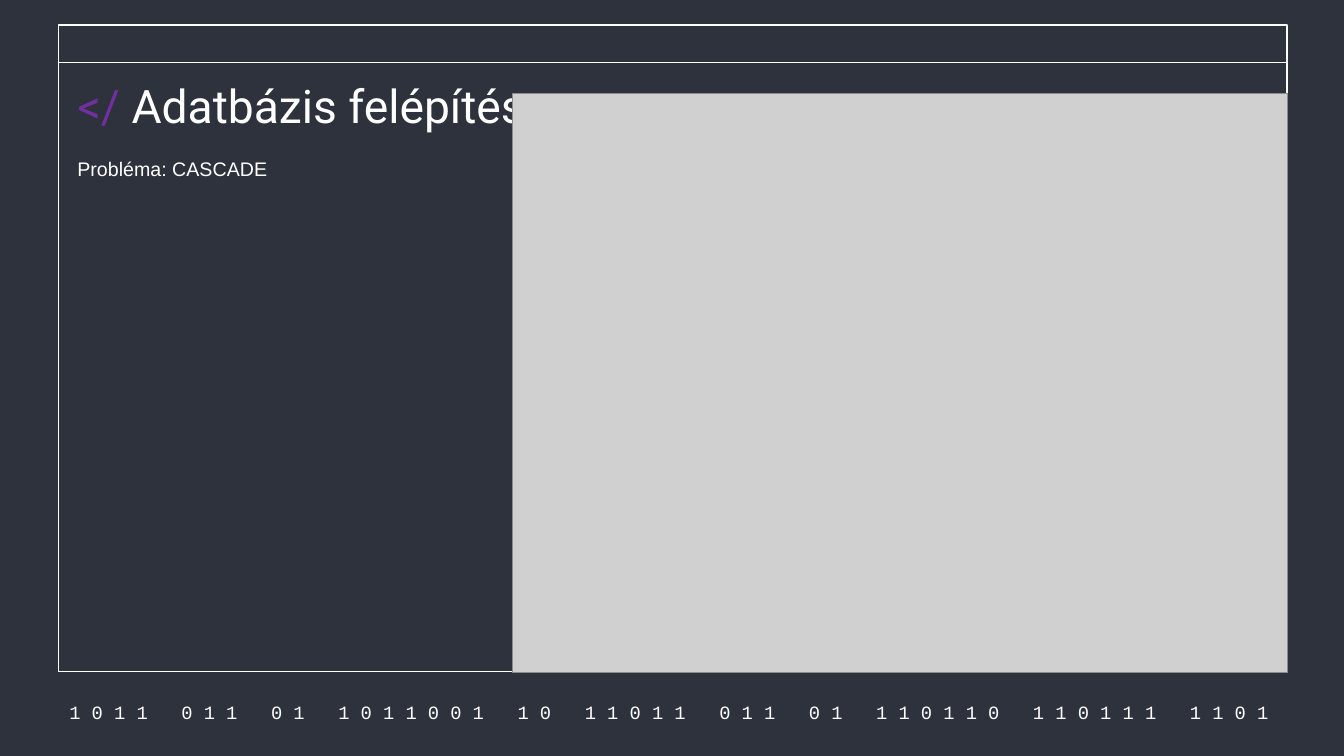
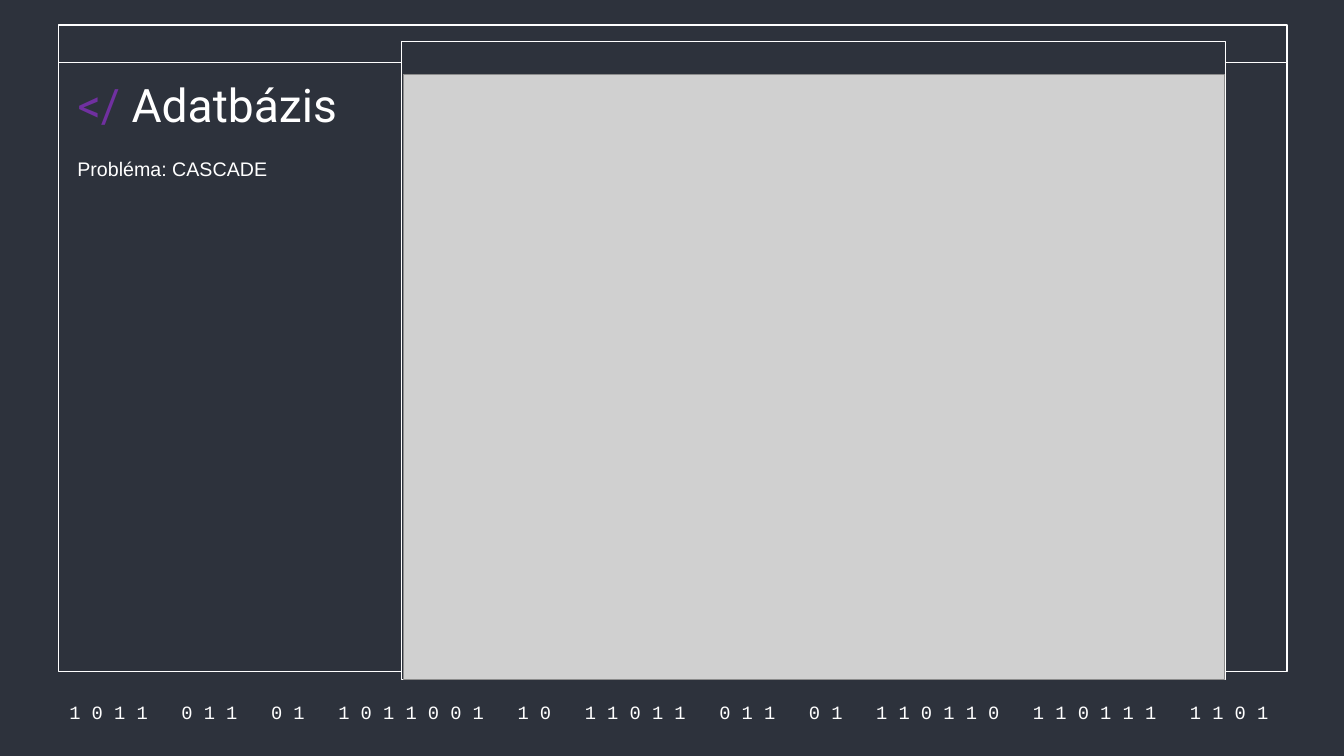
Before and after one commit to Acsilaa/dusza2024-25, a slide deck: slide 3 of gál része.pptx. Drawn at 1344x756 pixels with LibreOffice and Linux fonts; fonts in the diff are those of the drawing; grey boxes stand for pictures. Boxes give left, top, right and bottom in pixels: in the first picture for what was removed or moved away, otherwise in the second. Text is boxed around its words. In the diff, an @@ line names an element or a change of style, - is before the commit and + after.

```diff
--- a/gál része.pptx
+++ b/gál része.pptx
@@ rectangle added at [401, 41, 1225, 680], fill #2D323C, outline #FFFFFF 1 pt @@
@@ title at [132, 87, 337, 123]: text changed @@
-</ Adatbázis felépítése
+</ Adatbázis
@@ picture: place and size @@
-picture at [513, 94, 1289, 674]
+picture at [404, 75, 1225, 680]
```
Also in this commit, not shown: 3 other slides changed, 4 slides added, 3 slides removed.
